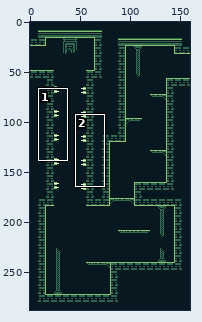
Edited in one commit: sprite sheet (Wizard_ProjectFile/assets/backgrounds/Level1-7.png). The first picture is a wide view before the edit; the outline marks the close-up.
Close-up. First the earlier version:
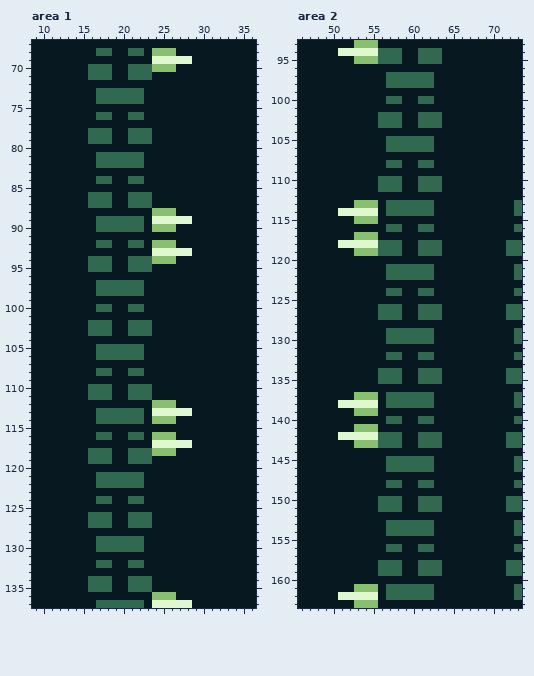
The file is 160x288 pixels. Shown: area 1: x 9..36, y 67..137; area 2: x 46..73, y 93..163.
The result:
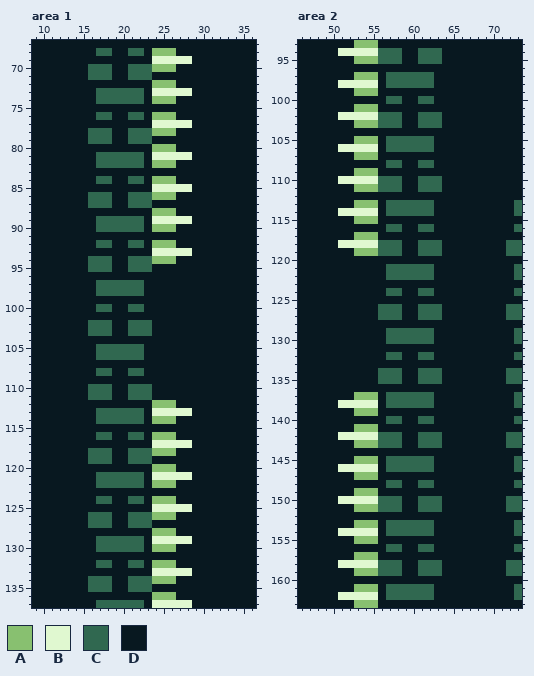
Palette (. is transparent): A #88c070  B #e0f8d0  C #306850  D #081820
The edit:
--- area 1
@@ x 22..30 @@
  71 CCDDDDDDD
- 72 DDDDDDDDD
- 73 CDDDDDDDD
- 74 CDDDDDDDD
+ 72 DDAAADDDD
+ 73 CDBBBBBDD
+ 74 CDAAADDDD
  75 DDDDDDDDD
- 76 CDDDDDDDD
- 77 DDDDDDDDD
- 78 CCDDDDDDD
+ 76 CDAAADDDD
+ 77 DDBBBBBDD
+ 78 CCAAADDDD
  79 CCDDDDDDD
- 80 DDDDDDDDD
- 81 CDDDDDDDD
- 82 CDDDDDDDD
+ 80 DDAAADDDD
+ 81 CDBBBBBDD
+ 82 CDAAADDDD
  83 DDDDDDDDD
- 84 CDDDDDDDD
- 85 DDDDDDDDD
- 86 CCDDDDDDD
+ 84 CDAAADDDD
+ 85 DDBBBBBDD
+ 86 CCAAADDDD
  87 CCDDDDDDD
@@ x 22..30 @@
 119 CCDDDDDDD
-120 DDDDDDDDD
-121 CDDDDDDDD
-122 CDDDDDDDD
+120 DDAAADDDD
+121 CDBBBBBDD
+122 CDAAADDDD
 123 DDDDDDDDD
-124 CDDDDDDDD
-125 DDDDDDDDD
-126 CCDDDDDDD
+124 CDAAADDDD
+125 DDBBBBBDD
+126 CCAAADDDD
 127 CCDDDDDDD
-128 DDDDDDDDD
-129 CDDDDDDDD
-130 CDDDDDDDD
+128 DDAAADDDD
+129 CDBBBBBDD
+130 CDAAADDDD
 131 DDDDDDDDD
-132 CDDDDDDDD
-133 DDDDDDDDD
-134 CCDDDDDDD
+132 CDAAADDDD
+133 DDBBBBBDD
+134 CCAAADDDD
 135 CCDDDDDDD
--- area 2
@@ x 49..57 @@
  96 DDDDDDDDD
- 97 DDDDDDDDC
- 98 DDDDDDDDC
- 99 DDDDDDDDD
+ 97 DDDDAAADC
+ 98 DDBBBBBDC
+ 99 DDDDAAADD
 100 DDDDDDDDC
-101 DDDDDDDDD
-102 DDDDDDDCC
-103 DDDDDDDCC
+101 DDDDAAADD
+102 DDBBBBBCC
+103 DDDDAAACC
 104 DDDDDDDDD
-105 DDDDDDDDC
-106 DDDDDDDDC
-107 DDDDDDDDD
+105 DDDDAAADC
+106 DDBBBBBDC
+107 DDDDAAADD
 108 DDDDDDDDC
-109 DDDDDDDDD
-110 DDDDDDDCC
-111 DDDDDDDCC
+109 DDDDAAADD
+110 DDBBBBBCC
+111 DDDDAAACC
 112 DDDDDDDDD
@@ x 49..57 @@
 144 DDDDDDDDD
-145 DDDDDDDDC
-146 DDDDDDDDC
-147 DDDDDDDDD
+145 DDDDAAADC
+146 DDBBBBBDC
+147 DDDDAAADD
 148 DDDDDDDDC
-149 DDDDDDDDD
-150 DDDDDDDCC
-151 DDDDDDDCC
+149 DDDDAAADD
+150 DDBBBBBCC
+151 DDDDAAACC
 152 DDDDDDDDD
-153 DDDDDDDDC
-154 DDDDDDDDC
-155 DDDDDDDDD
+153 DDDDAAADC
+154 DDBBBBBDC
+155 DDDDAAADD
 156 DDDDDDDDC
-157 DDDDDDDDD
-158 DDDDDDDCC
-159 DDDDDDDCC
+157 DDDDAAADD
+158 DDBBBBBCC
+159 DDDDAAACC
 160 DDDDDDDDD
